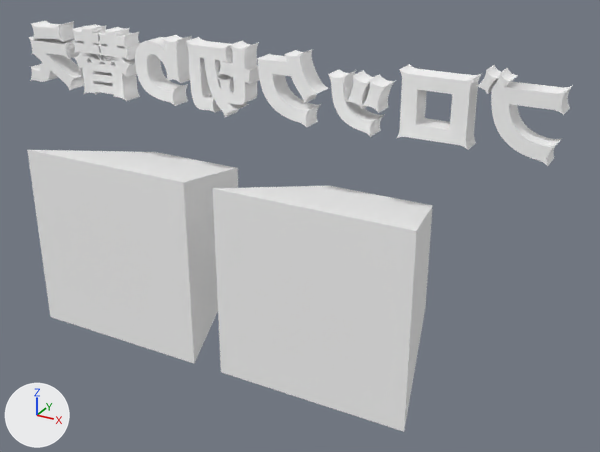
Renders of the OBJ model Engine/project/gamedata/resources/KeyObj/QEkey.obj from each side of a commit.
The view is the same before and after, from a camera (50 mm lens) standing at (3.71, -5.98, 3.23) and looking at (0.46, -0.06, 0.27). Arrows for +X, +Y and +Z are at lower left; the lights stay in place. Where no turn or scale is listed for an object, it has been applied to the vertices. Vertices at the same position are counted once.

Names of what the first picture shows: '立方体.001'.
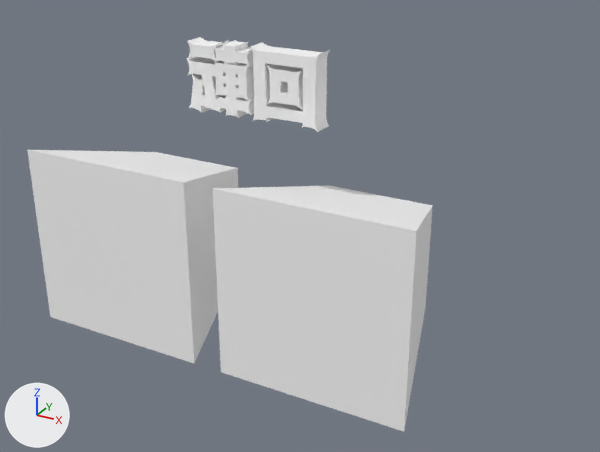
Location of each change, [x1, y1, x2, y2] in pixels of the pictures (600 x 452 px; the box of a moved part takes in the faces that stretch with it):
'立方体.001', reshaped (26% narrower)
    before: [27, 21, 573, 432]
    after: [27, 37, 433, 432]
part 1 of me_立方体_001, added
    after: [267, 64, 303, 109]
part 2 of me_立方体_001, deleted
    before: [29, 21, 573, 166]
part 3 of me_立方体_001, moved or reshaped
    before: [186, 37, 329, 128]
    after: [186, 37, 330, 132]
part 4 of me_立方体_001, surface changed
    both: [140, 152, 433, 210]

The change, as a list of edits to the scene's bpy script:
```text
Change me_立方体_001:
    used by ob_立方体_001; location = (0.0, 0.0, 0.0)
    remove me_立方体_001.from_pydata(...)  # 7096 vertices, 14212 faces; spans x -2.6..2.6, y -0.92..0.51, z -0.86..1.84
    add me_立方体_001.from_pydata(...)  # 3080 vertices, 6184 faces; spans x -1.86..1.86, y -0.92..0.51, z -0.86..1.82
    me_立方体_001 part 1: a new loose piece of 216 vertices spanning x 0.16..0.49, y -0.1..0.1, z 1.35..1.67, in mat_マテリアル_001 (picture img_keytex_png)
    me_立方体_001 part 2: 7 loose pieces with 4794 vertices, spanning x -2.6..2.6, y -0.1..0.1, z 1.17..1.84, are deleted
    me_立方体_001 part 3: 30 vertices moved within x -0.63..0.5, y -0.1..0.1, z 1.19..1.79; 1464 vertices removed from x -0.66..0.64, y -0.1..0.1, z 1.17..1.81; 2026 vertices added at x -0.66..0.65, y -0.1..0.1, z 1.18..1.82
    me_立方体_001 part 4: 1543 kept faces spanning x -1.86..1.86, y -0.92..0.51, z -0.86..1.79 get new texture (UV) coordinates
```
